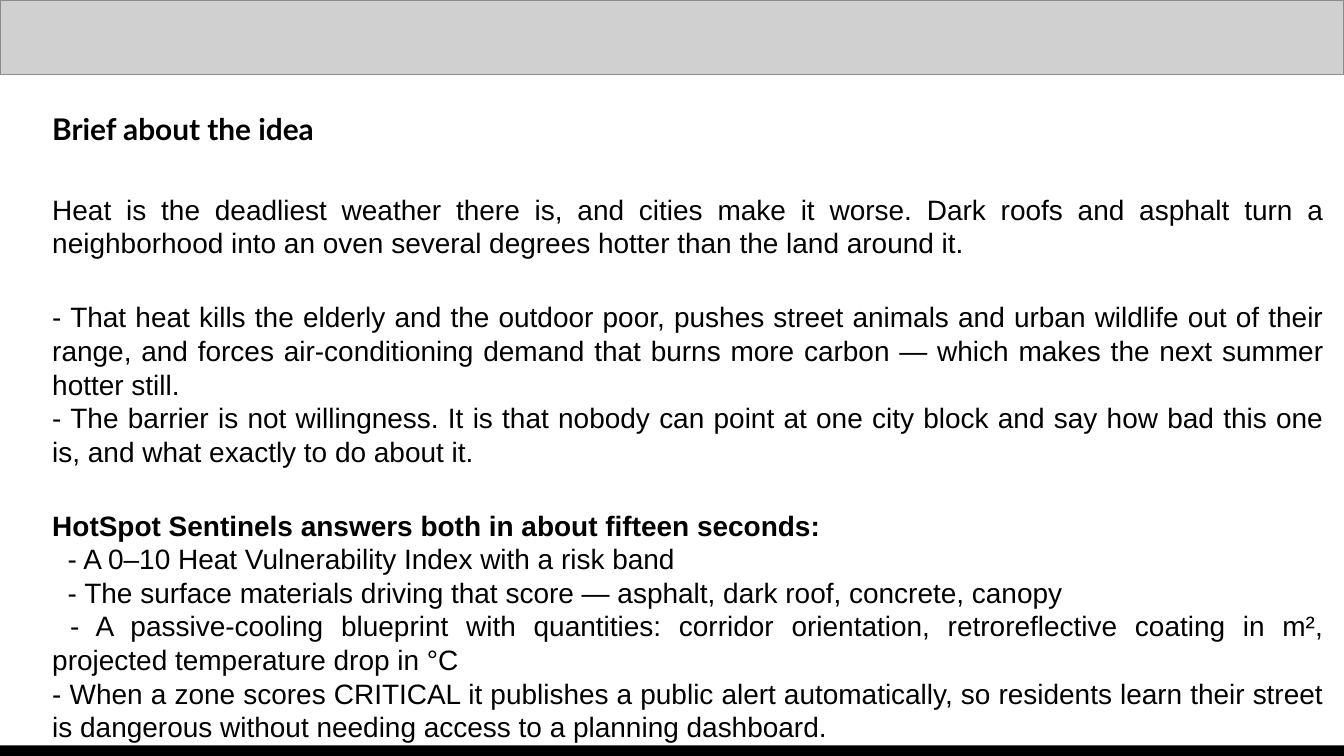
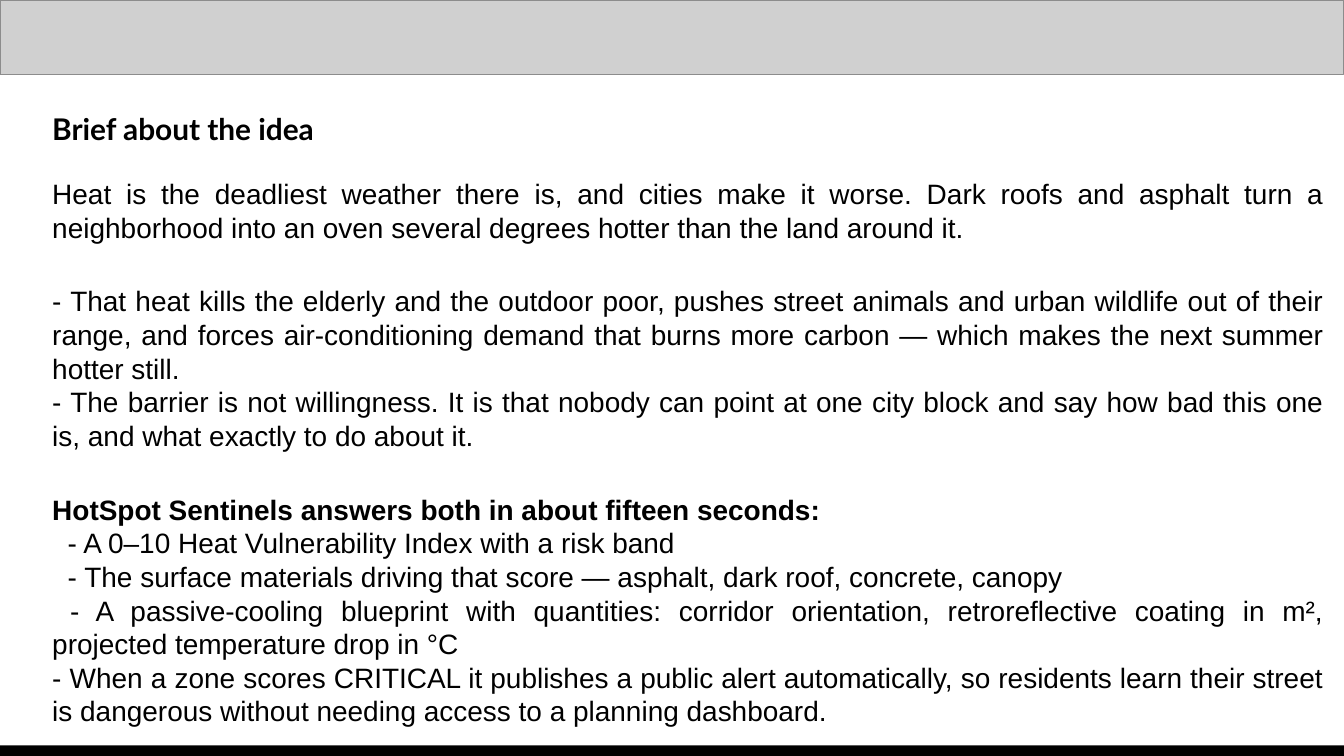
Before and after one commit to debabratahazra/hotspot-sentinels, a slide deck: slide 2 of docs/ppt/HotSpot_Sentinels_Submission.pptx. Drawn at 1344x756 pixels with LibreOffice and Linux fonts; fonts in the diff are those of the drawing; grey boxes stand for pictures. Boxes give left, top, right and bottom in pixels: in the first picture for what was removed or moved away, otherwise in the second. Text is boxed around its words. In the diff, an @@ line names an element or a change of style, - is before the commit and + after.

```diff
--- a/docs/ppt/HotSpot_Sentinels_Submission.pptx
+++ b/docs/ppt/HotSpot_Sentinels_Submission.pptx
@@ text "Heat is the deadliest weather ...": place and size @@
-text "Heat is the deadliest weather ..." at [52, 199, 1323, 709]
+text "Heat is the deadliest weather ..." at [52, 183, 1323, 693]
```
Also in this commit, not shown: 5 other slides changed, 1 other file.
